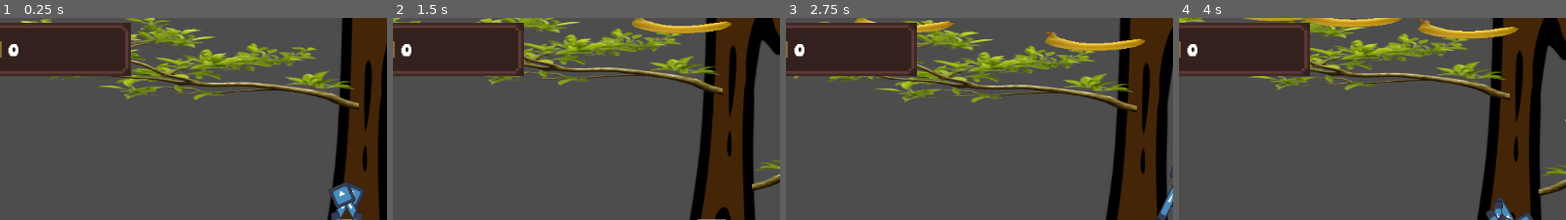
Above: before the commit, frames 1-4 (left to right).
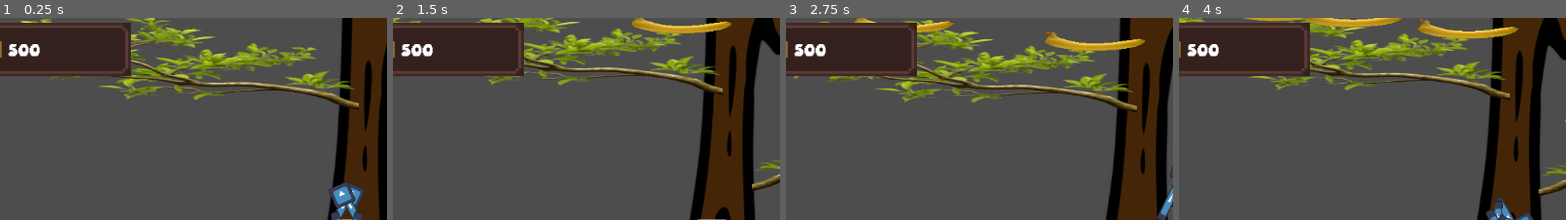
Above: after the commit, the same moments.

Repository: xjalder/banana-bar-bistro
Game: Godot game, scene res://logic/main.tscn
The game is run twice, just before and just after one commit, with the same random seed, the same clock (stepped at 60 frames per second) and the same inputs. The engine's default icon, where the game draws it, is replaced by a stand-in: a white triangle on a blue panel in a dark square.
Inputs (mouse positions are % of the whole screen's width and height, from its top left):
- Up to frame 1 (0.25 s): no input
- Up to frame 2 (1.5 s): move the mouse to (72, 48) at 0.52 s; hold E (right_arm) 0.53-1.28 s; hold S (crouch) 0.53-1.28 s; move the mouse to (30, 59) at 1.27 s; hold Q (left_arm) from 1.28 s (still down); tap M (spawn_monkey) at 1.35 s
- Up to frame 3 (2.75 s): move the mouse to (60, 30) at 2.02 s; release Q (left_arm) at 2.03 s; hold E (right_arm) from 2.03 s (still down); hold S (crouch) from 2.03 s (still down)
- Up to frame 4 (4 s): move the mouse to (45, 75) at 2.77 s; release S (crouch) at 2.78 s; tap M (spawn_monkey) at 2.85 s; move the mouse to (80, 70) at 3.52 s; release E (right_arm) at 3.53 s; hold Q (left_arm) from 3.53 s (still down); hold S (crouch) from 3.53 s (still down)
The pictures show only the part of the screen within x 5-55%, y 0-50%; the shares and areas given below are measured in that part.

The runs differ from the first frame. In frame 1, 0.4% of the frame differs, in the area x 2-11%, y 12-20%; in frame 2, 0.4%; in frame 3, 0.4%; in frame 4, 0.4%.

Commit message:
feat: Integrate shop item purchasing in GameManager

Diff:
--- a/logic/game_manager.gd
+++ b/logic/game_manager.gd
@@ -5,36 +5,37 @@
 
 var is_paused : bool = false
 
-var items = {"SEATS":100, "MAGIC":50, "DECO":120}
+var items = {Enums.Items.DECOS : 100, Enums.Items.CHAIRS:50, Enums.Items.MUSIC:120}
+var increases = {Enums.Items.DECOS : 2, Enums.Items.CHAIRS: 5, Enums.Items.MUSIC: 3}
 
 var upgrades = {
-	"capacity": 3,
-	"time_to_unhappy": 3,
-	"time_to_new_customer" : 4}
-
-var owned_items = []
+	Enums.Items.DECOS: 3,
+	Enums.Items.MUSIC: 3,
+	Enums.Items.CHAIRS : 4}
 
 signal show_cash(money : int)
 
-
+signal buy_order(_buy_item)
 
 func _add_money(income : int)->void:
 	money += income
 	show_cash.emit(money)
 
-func _buy_item(money : int, item: String)->void:
+func buy_item(item: Enums.Items)->bool:
 	if items.get(item) <= money:
+		print("BOUGHT! ", money)
 		money -= items.get(item)
-		owned_items.append(item)
+		for i in upgrades.keys(): #change item bought
+			if i == item:
+				upgrades[i] += increases.get(item)
+		return true
+	print("FAILED!", money)
+	return false
 
 
 # Called when the node enters the scene tree for the first time.
 func _ready() -> void:
-	money = 0
-	#BananaHut.connect(_add_money)
-
-
-
+	money = 500
 
 
 # Called every frame. 'delta' is the elapsed time since the previous frame.
